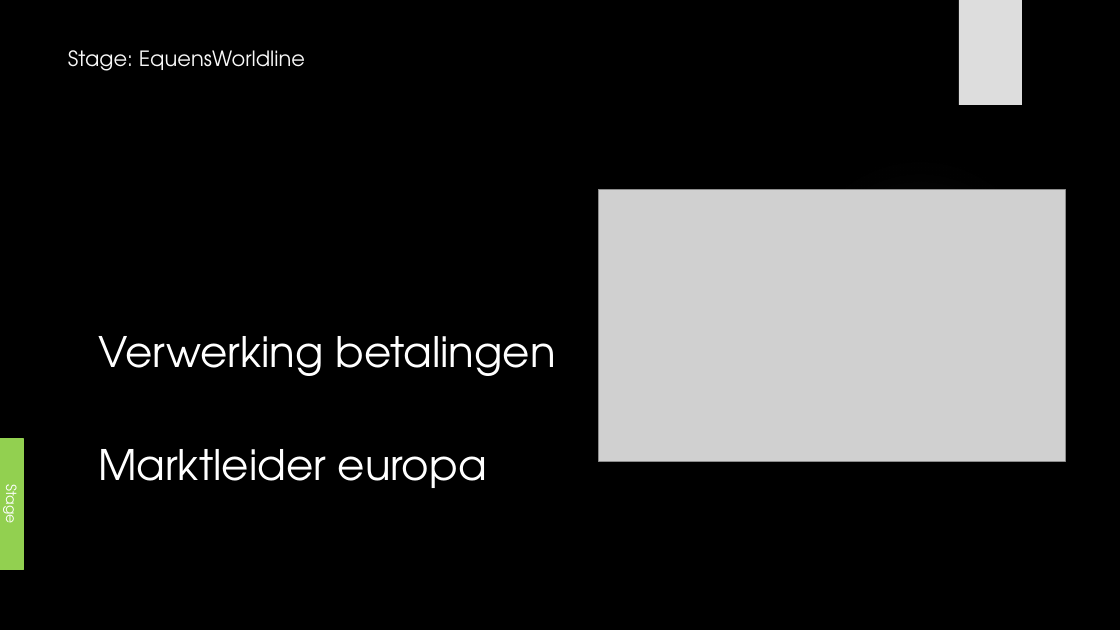
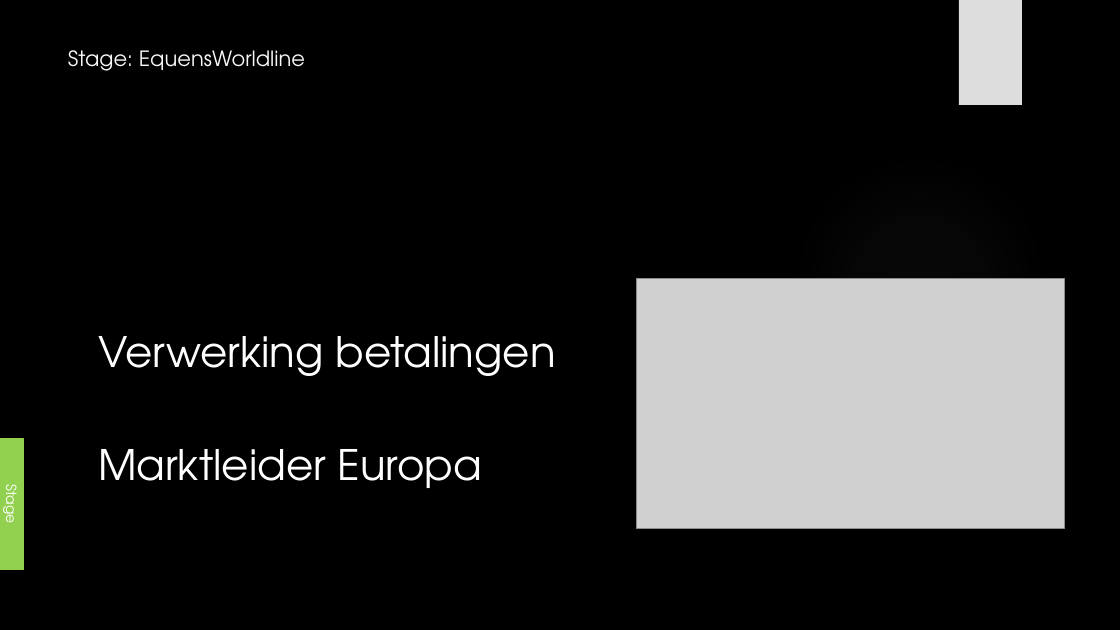
Before and after one commit to its-3ncrypt/Led_Cube_arduino, a slide deck: slide 16 of _Administratie/Presentatie GIP.pptx. Drawn at 1120x630 pixels with LibreOffice and Linux fonts; fonts in the diff are those of the drawing; grey boxes stand for pictures; background and template pictures are left out. Boxes give left, top, right and bottom in pixels: in the first picture for what was removed or moved away, otherwise in the second. Text is boxed around its words. In the diff, an @@ line names an element or a change of style, - is before the commit and + after.

```diff
--- a/_Administratie/Presentatie GIP.pptx
+++ b/_Administratie/Presentatie GIP.pptx
@@ picture: place and size @@
-picture at (598,189,1065,461)
+picture at (637,279,1065,528)
@@ text at (98,449,482,488): text changed @@
-Marktleider europa
+Marktleider Europa
```
Also in this commit, not shown: 7 other slides changed, 1 other file.
